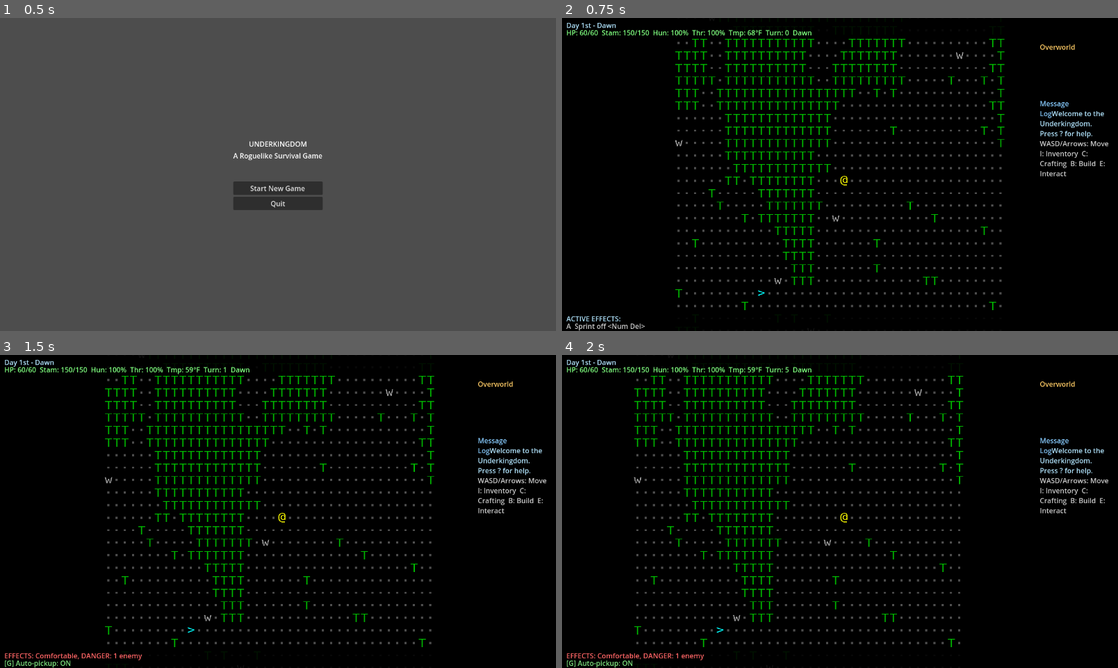
Above: before the commit, frames 1-4 (two rows, left to right).
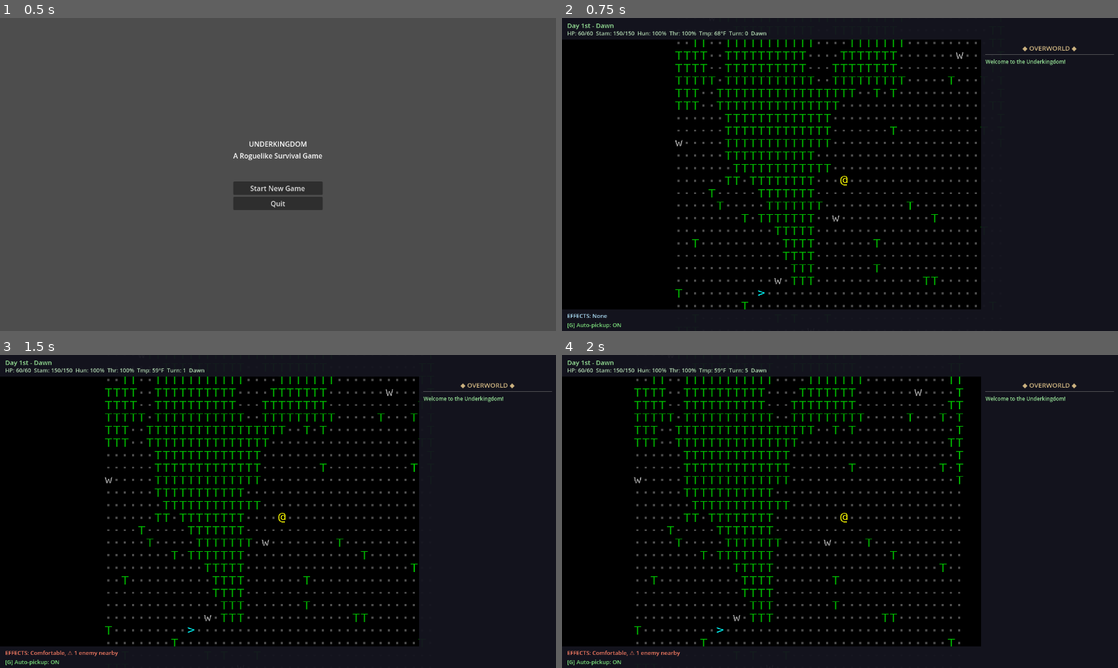
Above: after the commit, the same moments.

Repository: stevenraines/underkingdom-godot-cc
Game: Godot game, scene res://scenes/main.tscn
Same seed, same stepped clock (60 frames per second), same inputs: the game is played once before the commit and once after it.
Inputs (mouse positions are in pixels of both pictures, inside the frame that each line leads up to):
- Up to frame 1 (0.5 s): no input
- Up to frame 2 (0.75 s): click "Start New Game" at 0.5 s
- Up to frame 3 (1.5 s): tap Enter (ui_accept) at 1.25 s; move the mouse to (400, 495) at 1.27 s; hold Right (ui_right) from 1.28 s (still down); tap Space at 1.35 s; click (400, 495) at 1.42 s
- Up to frame 4 (2 s): keep holding Right (ui_right); tap Enter (ui_accept) at 1.52 s

Frame 1 is identical in both runs. In frame 2, 35% of the frame differs, in the area x 0-100%, y 0-100%; in frame 3, 35%; in frame 4, 35%.

Commit message:
Refactor HUD and combat messages to enhance clarity and style; update welcome message, UI colors, and weapon display in attack results.

Diff:
--- a/scenes/game.gd
+++ b/scenes/game.gd
@@ -104,9 +104,8 @@
 	# Update HUD
 	_update_hud()
 
-	# Add welcome message
-	_add_message("Welcome to the Underkingdom. Press ? for help.", Color(0.7, 0.9, 1.0))
-	_add_message("WASD/Arrows: Move  I: Inventory  C: Crafting  B: Build  E: Interact", Color(0.8, 0.8, 0.8))
+	# Initial welcome message (controls are now shown in sidebar)
+	_add_message("Welcome to the Underkingdom!", Color(0.6, 0.9, 0.6))
 
 	print("Game scene initialized")
 
@@ -463,12 +462,13 @@
 	# Update location
 	if location_label:
 		var map_name = MapManager.current_map.map_id if MapManager.current_map else "Unknown"
-		location_label.text = map_name.replace("_", " ").capitalize()
+		var formatted_name = map_name.replace("_", " ").capitalize()
+		location_label.text = "◆ %s ◆" % formatted_name.to_upper()
 
 ## Get status line color based on player state
 func _get_status_color() -> Color:
 	if not player:
-		return Color(0.5, 1.0, 0.5)
+		return Color(0.7, 0.85, 0.7)  # Default green
 
 	var hp_percent = float(player.current_health) / float(player.max_health)
 
@@ -477,19 +477,19 @@
 		var s = player.survival
 		# Temperature thresholds in Fahrenheit: freezing < 32°F, hyperthermia > 104°F
 		if s.hunger <= 0 or s.thirst <= 0 or s.temperature < 32 or s.temperature > 104:
-			return Color.RED  # Critical survival
+			return Color(1.0, 0.3, 0.3)  # Critical survival - red
 		if s.hunger <= 25 or s.thirst <= 25:
-			return Color(1.0, 0.4, 0.4)  # Severe survival
+			return Color(1.0, 0.5, 0.3)  # Severe survival - orange
 
 	# Health-based colors
 	if hp_percent > 0.75:
-		return Color(0.5, 1.0, 0.5)  # Green - healthy
+		return Color(0.7, 0.85, 0.7)  # Green - healthy
 	elif hp_percent > 0.5:
-		return Color(1.0, 1.0, 0.3)  # Yellow - wounded
+		return Color(0.9, 0.9, 0.4)  # Yellow - wounded
 	elif hp_percent > 0.25:
-		return Color(1.0, 0.6, 0.2)  # Orange - hurt
+		return Color(1.0, 0.7, 0.3)  # Orange - hurt
 	else:
-		return Color(1.0, 0.3, 0.3)  # Red - critical
+		return Color(1.0, 0.4, 0.4)  # Red - critical
 
 ## Update survival-specific display elements
 func _update_survival_display() -> void:
@@ -512,16 +512,16 @@
 	# Check for nearby enemies
 	var nearby_enemies = _count_nearby_enemies()
 	if nearby_enemies > 0:
-		effects_list.append("DANGER: %d enem%s" % [nearby_enemies, "y" if nearby_enemies == 1 else "ies"])
+		effects_list.append("⚠ %d enem%s nearby" % [nearby_enemies, "y" if nearby_enemies == 1 else "ies"])
 
 	# Update display
 	if effects_list.size() > 0:
 		active_effects_label.text = "EFFECTS: " + ", ".join(effects_list)
 		# Color based on severity (temperature thresholds in °F: cold < 50, hot > 86)
 		if s.hunger <= 25 or s.thirst <= 25 or s.temperature < 50 or s.temperature > 86 or nearby_enemies > 0:
-			active_effects_label.add_theme_color_override("font_color", Color(1.0, 0.4, 0.4))
+			active_effects_label.add_theme_color_override("font_color", Color(1.0, 0.5, 0.4))
 		else:
-			active_effects_label.add_theme_color_override("font_color", Color(1.0, 0.8, 0.4))
+			active_effects_label.add_theme_color_override("font_color", Color(1.0, 0.85, 0.5))
 	else:
 		active_effects_label.text = "EFFECTS: None"
 		active_effects_label.add_theme_color_override("font_color", Color(0.7, 0.9, 1.0))
@@ -681,19 +681,8 @@
 
 ## Setup UI element colors
 func _setup_ui_colors() -> void:
-	if character_info_label:
-		character_info_label.add_theme_color_override("font_color", Color(0.7, 0.9, 1.0))
-	if status_line:
-		status_line.add_theme_color_override("font_color", Color(0.5, 1.0, 0.5))
-	if location_label:
-		location_label.add_theme_color_override("font_color", Color(1.0, 0.8, 0.4))
-	if active_effects_label:
-		active_effects_label.add_theme_color_override("font_color", Color(0.7, 0.9, 1.0))
-
-	# Set ability label color
-	var ability1 = $HUD/BottomBar/Abilities/Ability1
-	if ability1:
-		ability1.add_theme_color_override("font_color", Color(0.8, 0.8, 0.8))
+	# Colors are now set in the .tscn file to match inventory/crafting screen style
+	pass
 
 ## Render all ground items on the map (except under player)
 func _render_ground_items() -> void:
--- a/scenes/game.tscn
+++ b/scenes/game.tscn
@@ -36,48 +36,63 @@
 
 [node name="TopBar" type="ColorRect" parent="HUD"]
 offset_right = 1280.0
-offset_bottom = 45.0
-color = Color(0, 0, 0, 0.9)
+offset_bottom = 50.0
+color = Color(0.08, 0.08, 0.12, 0.95)
 
 [node name="CharacterInfo" type="Label" parent="HUD/TopBar"]
 layout_mode = 0
-offset_left = 10.0
-offset_top = 5.0
-offset_right = 400.0
-offset_bottom = 20.0
-text = "Player, Harvest Dawn 6th of Nivvum Ut"
+offset_left = 12.0
+offset_top = 6.0
+offset_right = 500.0
+offset_bottom = 24.0
+theme_override_colors/font_color = Color(0.6, 0.9, 0.6, 1)
+theme_override_font_sizes/font_size = 15
+text = "Day 1st - Dawn"
 
 [node name="StatusLine" type="Label" parent="HUD/TopBar"]
 layout_mode = 0
-offset_left = 10.0
-offset_top = 22.0
-offset_right = 1270.0
-offset_bottom = 40.0
-text = "HP: 18/18  LVL: 1  Exp: 0/220  Turn: 0  dawn  QN: 100  MS: 120  AV: 3  DV: 5  MA: 5"
+offset_left = 12.0
+offset_top = 26.0
+offset_right = 1268.0
+offset_bottom = 46.0
+theme_override_colors/font_color = Color(0.7, 0.85, 0.7, 1)
+theme_override_font_sizes/font_size = 13
+text = "HP: 60/60  Stam: 100/100  Hun: 100%  Thr: 100%  Tmp: 68°F  Turn: 0"
 
 [node name="RightSidebar" type="ColorRect" parent="HUD"]
-offset_left = 1090.0
-offset_top = 45.0
+offset_left = 965.0
+offset_top = 50.0
 offset_right = 1280.0
-offset_bottom = 720.0
-color = Color(0, 0, 0, 0.9)
+offset_bottom = 670.0
+color = Color(0.08, 0.08, 0.12, 0.95)
 
 [node name="LocationLabel" type="Label" parent="HUD/RightSidebar"]
 layout_mode = 0
 offset_left = 10.0
-offset_top = 10.0
-offset_right = 180.0
-offset_bottom = 30.0
-text = "Location"
+offset_top = 8.0
+offset_right = 305.0
+offset_bottom = 28.0
+theme_override_colors/font_color = Color(0.8, 0.7, 0.5, 1)
+theme_override_font_sizes/font_size = 15
+text = "◆ OVERWORLD ◆"
+horizontal_alignment = 1
+
+[node name="SidebarSeparator" type="HSeparator" parent="HUD/RightSidebar"]
+offset_left = 10.0
+offset_top = 32.0
+offset_right = 305.0
+offset_bottom = 36.0
 
 [node name="MessageLog" type="RichTextLabel" parent="HUD/RightSidebar"]
 layout_mode = 0
 offset_left = 10.0
-offset_top = 140.0
-offset_right = 180.0
-offset_bottom = 380.0
+offset_top = 42.0
+offset_right = 305.0
+offset_bottom = 610.0
+theme_override_colors/default_color = Color(0.8, 0.8, 0.8, 1)
+theme_override_font_sizes/normal_font_size = 12
 bbcode_enabled = true
-text = "[color=#88CCFF]Message Log[/color]"
+text = ""
 scroll_following = true
 
 [node name="BottomBar" type="ColorRect" parent="HUD"]
@@ -85,27 +100,34 @@
 anchor_top = 1.0
 anchor_right = 1.0
 anchor_bottom = 1.0
-offset_top = -45.0
-offset_right = -190.0
+offset_left = 0.0
+offset_top = -50.0
+offset_right = 0.0
+offset_bottom = 0.0
 grow_horizontal = 2
 grow_vertical = 0
-color = Color(0, 0, 0, 0.9)
+color = Color(0.08, 0.08, 0.12, 0.95)
 
 [node name="ActiveEffects" type="Label" parent="HUD/BottomBar"]
 layout_mode = 0
-offset_left = 10.0
-offset_top = 5.0
-offset_right = 600.0
-offset_bottom = 20.0
-text = "ACTIVE EFFECTS:"
+offset_left = 12.0
+offset_top = 6.0
+offset_right = 800.0
+offset_bottom = 24.0
+theme_override_colors/font_color = Color(0.7, 0.9, 1.0, 1)
+theme_override_font_sizes/font_size = 13
+text = "EFFECTS: None"
 
 [node name="Abilities" type="HBoxContainer" parent="HUD/BottomBar"]
 layout_mode = 0
-offset_left = 10.0
-offset_top = 22.0
-offset_right = 1070.0
-offset_bottom = 42.0
+offset_left = 12.0
+offset_top = 26.0
+offset_right = 1050.0
+offset_bottom = 46.0
+theme_override_constants/separation = 24
 
 [node name="Ability1" type="Label" parent="HUD/BottomBar/Abilities"]
 layout_mode = 2
-text = "A  Sprint off <Num Del>"
+theme_override_colors/font_color = Color(0.5, 0.9, 0.5, 1)
+theme_override_font_sizes/font_size = 13
+text = "[G] Auto-pickup: ON"
--- a/systems/combat_system.gd
+++ b/systems/combat_system.gd
@@ -17,8 +17,15 @@
 		"defender_died": false,
 		"critical": false,
 		"roll": 0,
-		"hit_chance": 0
+		"hit_chance": 0,
+		"weapon_name": ""
 	}
+
+	# Get equipped weapon name if attacker has inventory
+	if attacker.has_method("get_component") or "inventory" in attacker:
+		var inventory = attacker.get("inventory")
+		if inventory and inventory.equipment.get("main_hand"):
+			result.weapon_name = inventory.equipment["main_hand"].name
 
 	# Calculate hit chance
 	var accuracy = get_accuracy(attacker)
@@ -100,20 +107,26 @@
 static func get_attack_message(result: Dictionary, is_player_attacker: bool) -> String:
 	var attacker = result.attacker_name
 	var defender = result.defender_name
+	var weapon = result.get("weapon_name", "")
+
+	# Build weapon phrase for player attacks
+	var weapon_phrase = ""
+	if is_player_attacker and weapon != "":
+		weapon_phrase = " with your %s" % weapon
 
 	if result.hit:
 		if result.defender_died:
 			if is_player_attacker:
-				return "You kill the %s!" % defender
+				return "You kill the %s%s!" % [defender, weapon_phrase]
 			else:
 				return "The %s kills you!" % attacker
 		else:
 			if is_player_attacker:
-				return "You hit the %s for %d damage." % [defender, result.damage]
+				return "You hit the %s%s for %d damage." % [defender, weapon_phrase, result.damage]
 			else:
 				return "The %s hits you for %d damage." % [attacker, result.damage]
 	else:
 		if is_player_attacker:
-			return "You miss the %s." % defender
+			return "You miss the %s%s." % [defender, weapon_phrase]
 		else:
 			return "The %s misses you." % attacker
